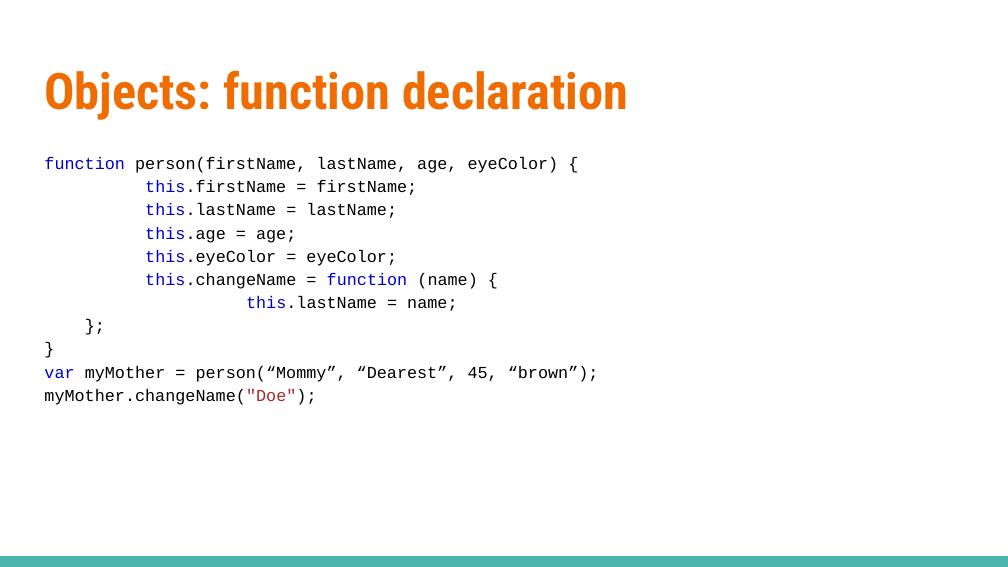
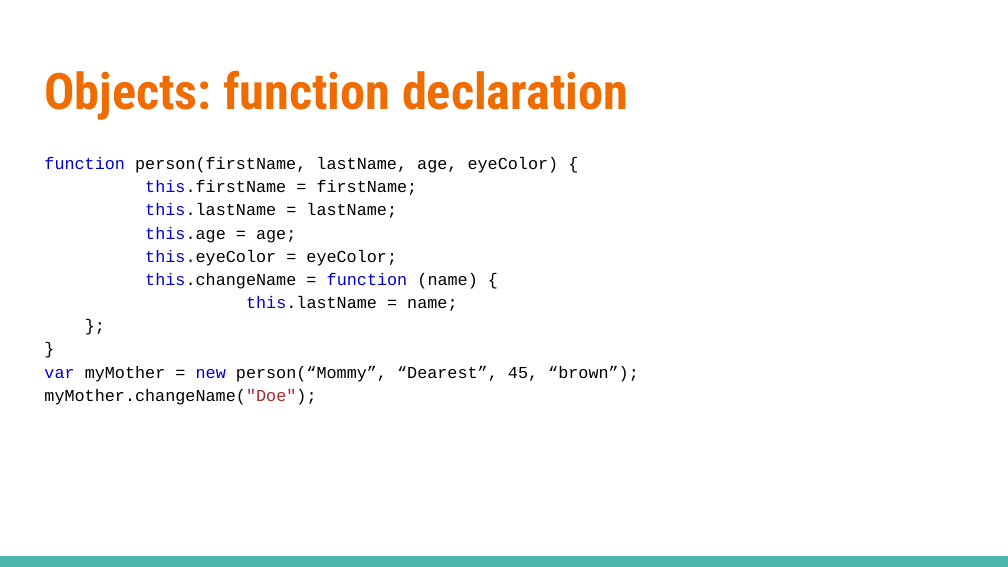
Before and after one commit to linkedin/high-school-trainee, a slide deck: slide 14 of Week_2/Lectures/2.1_JavaScript_Basics.pptx (slide 11 before the commit). Drawn at 1008x567 pixels with LibreOffice and Linux fonts; fonts in the diff are those of the drawing. Boxes give left, top, right and bottom in pixels: in the first picture for what was removed or moved away, otherwise in the second. Text is boxed around its words. In the diff, an @@ line names an element or a change of style, - is before the commit and + after.

```diff
--- a/Week_2/Lectures/2.1_JavaScript_Basics.pptx
+++ b/Week_2/Lectures/2.1_JavaScript_Basics.pptx
@@ text at (x1=44, y1=366, x2=639, y2=382): text changed @@
-var myMother = person(“Mommy”, “Dearest”, 45, “brown”);
+var myMother = new person(“Mommy”, “Dearest”, 45, “brown”);
```
Also in this commit, not shown: 12 other slides changed, 1 slide removed, 1 other file.
